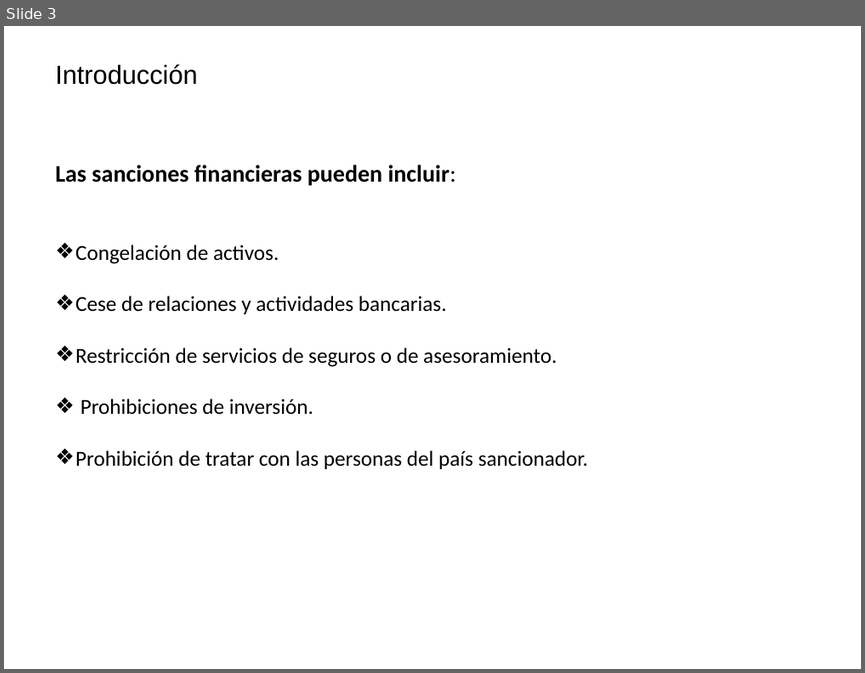
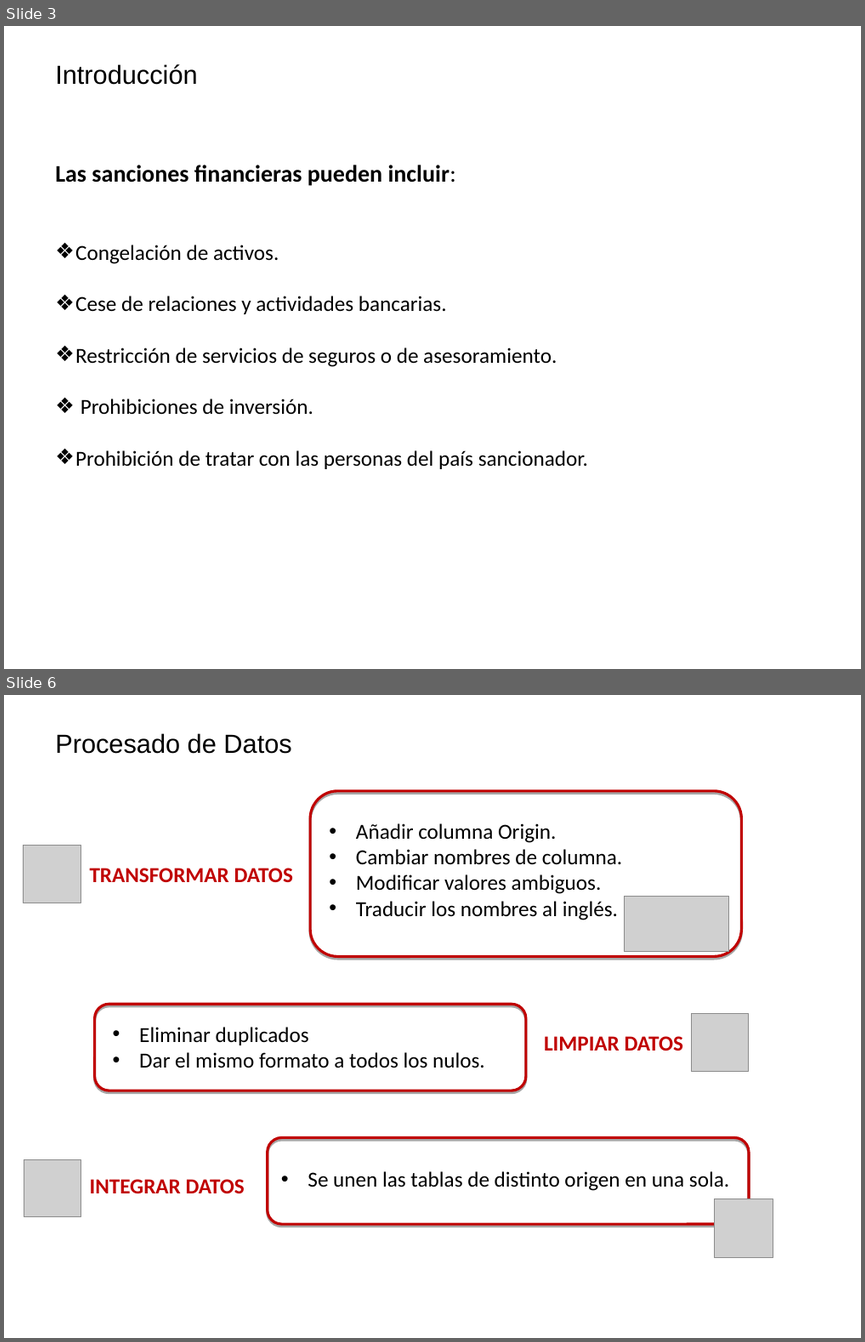
Before and after one commit to Chanalber/TFM, a slide deck: Presentación TFM/Presentación TFM.ppt. Shown one above the other, each under a label of ours: slide 3 before the commit, slides 3 and 6 after it; the slides between them are not shown. The pictures are 865x673 and 865x1342 pixels, drawn with LibreOffice and Linux fonts; fonts in the diff are those of the drawing; grey boxes stand for pictures; background and template pictures are left out. Boxes give left, top, right and bottom in pixels: in the first picture for what was removed or moved away, otherwise in the second. Text is boxed around its words. In the diff, an @@ line names an element or a change of style, - is before the commit and + after.

```diff
--- a/Presentación TFM/Presentación TFM.ppt
+++ b/Presentación TFM/Presentación TFM.ppt
@@ slide 6 added at (4, 695, 861, 1338), background #FFFFFF @@
@@ title added at (55, 733, 291, 754), 22 pt, text #000000 @@
+Procesado de Datos
@@ rounded rectangle added at (310, 791, 741, 956), outline #C00000 2.24 pt @@
@@ picture added at (24, 845, 81, 902) @@
@@ text added at (356, 823, 622, 920), 18 pt, text #000000 @@
+• Añadir columna Origin.
+• Cambiar nombres de columna.
+• Modificar valores ambiguos.
+• Traducir los nombres al inglés.
@@ text added at (90, 868, 293, 882), 18 pt, text #C00000, bold @@
+TRANSFORMAR DATOS
@@ picture added at (624, 896, 728, 951) @@
@@ rounded rectangle added at (95, 1004, 526, 1090), outline #C00000 2.24 pt @@
@@ picture added at (691, 1014, 749, 1072) @@
@@ text added at (139, 1027, 485, 1068), 18 pt, text #000000 @@
+• Eliminar duplicados
+• Dar el mismo formato a todos los nulos.
@@ text added at (544, 1036, 683, 1050), 18 pt, text #C00000, bold @@
+LIMPIAR DATOS
@@ rounded rectangle added at (267, 1137, 749, 1224), outline #C00000 2.24 pt @@
@@ picture added at (24, 1159, 80, 1217) @@
@@ text added at (90, 1179, 245, 1193), 18 pt, text #C00000, bold @@
+INTEGRAR DATOS
@@ text added at (307, 1171, 729, 1191), 18 pt, text #000000 @@
+• Se unen las tablas de distinto origen en una sola.
@@ picture added at (714, 1199, 772, 1258) @@
```
Also in this commit, not shown: 3 other slides added, 4 slides removed, 3 other files.
